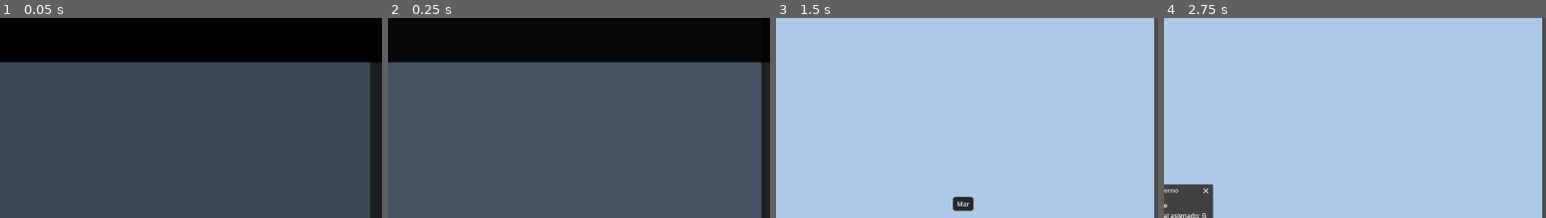
Above: before the commit, frames 1-4 (left to right).
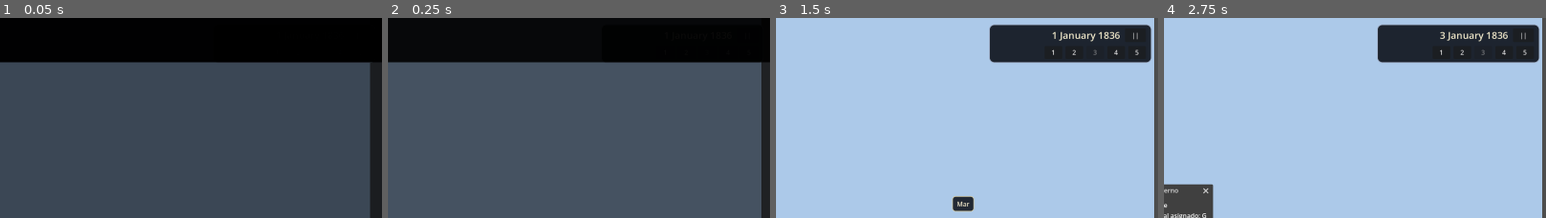
Above: after the commit, the same moments.

Repository: Marcoxis/Balance-of-Power
Game: Godot game, scene res://scenes/Main.tscn
Two runs of this game, one before a commit and one after it. Both use one fixed random seed, a clock stepped at 60 frames per second and the inputs below. This scene is started directly instead of the project's main scene.
Inputs (mouse positions are % of the whole screen's width and height, from its top left):
- Up to frame 1 (0.05 s): no input
- Up to frame 2 (0.25 s): no input
- Up to frame 3 (1.5 s): click (97, 4) at 0.5 s, where only the run after the commit has a clickable "||"; tap Enter at 1.25, 1.35 s; move the mouse to (72, 45) at 1.27 s; hold Right (ui_right) from 1.28 s (still down); click (72, 45) at 1.42 s
- Up to frame 4 (2.75 s): tap Space at 1.52 s; release Right (ui_right) at 2 s; click "G" at 2 s
The pictures show only the part of the screen within x 50-100%, y 0-50%; the shares and areas given below are measured in that part.

The runs differ from the first frame. In frame 3, 8.1% of the frame differs, in the area x 55-99%, y 3-23%; in frame 4, 8.1%.

Commit message:
añadido cambio de fecha y velocidad del cambio de fecha

Diff:
--- a/scripts/textures.gd
+++ b/scripts/textures.gd
@@ -21,6 +21,10 @@
 var hover_name_panel: PanelContainer = null
 var hover_name_label: Label = null
 var side_menu_panel: PanelContainer = null
+var top_bar_panel: PanelContainer = null
+var date_label: Label = null
+var speed_buttons: Array[Button] = []
+var pause_toggle_button: Button = null
 var intro_overlay: Control = null
 var intro_skip: Label = null
 var intro_fade_rect: ColorRect = null
@@ -47,6 +51,9 @@
 var previous_selected_gid: String = ""
 var selected_province_gid: String = ""
 var blink_time: float = 0.0
+var game_date: Dictionary = {"day": 1, "month": 1, "year": 1836}
+var game_speed: int = 3
+var time_accumulator: float = 0.0
 
 # Ajustes visuales del parpadeo de la provincia seleccionada.
 const SELECTION_BLINK_SPEED: float = 3.2
@@ -55,6 +62,11 @@
 const SEA_RGB_KEY: int = (172 << 16) | (201 << 8) | 233
 const CUSTOM_CURSOR_PATH: String = "res://assets/ui/cursor.svg"
 const INTRO_ANIMATION_DURATION: float = 3.8
+const SPEED_TO_SECONDS: Dictionary = {1: 1.6, 2: 1.0, 3: 0.6, 4: 0.3, 5: 0.12}
+const MONTH_NAMES: Array[String] = [
+	"January", "February", "March", "April", "May", "June",
+	"July", "August", "September", "October", "November", "December"
+]
 
 func _rgb_key(r: int, g: int, b: int) -> int:
 	return (r << 16) | (g << 8) | b
@@ -208,6 +220,7 @@
 			_end_intro_cinematic()
 	else:
 		_update_hover_name()
+		_update_game_clock(delta)
 
 	if selection_overlay == null or selected_province_gid == "":
 		return
@@ -325,7 +338,133 @@
 	_create_pause_menu()
 	_create_hover_name_panel()
 	_create_side_menu()
+	_create_top_bar()
 	_create_intro_overlay()
+
+func _create_top_bar() -> void:
+	top_bar_panel = PanelContainer.new()
+	top_bar_panel.name = "topBarPanel"
+	top_bar_panel.anchor_left = 1.0
+	top_bar_panel.anchor_top = 0.0
+	top_bar_panel.anchor_right = 1.0
+	top_bar_panel.anchor_bottom = 0.0
+	top_bar_panel.offset_left = -420
+	top_bar_panel.offset_top = 16
+	top_bar_panel.offset_right = -16
+	top_bar_panel.offset_bottom = 86
+	ui_layer.add_child(top_bar_panel)
+
+	var panel_style: StyleBoxFlat = StyleBoxFlat.new()
+	panel_style.bg_color = Color(0.08, 0.1, 0.14, 0.94)
+	panel_style.border_width_left = 2
+	panel_style.border_width_top = 2
+	panel_style.border_width_right = 2
+	panel_style.border_width_bottom = 2
+	panel_style.border_color = Color(0.58, 0.63, 0.72, 0.88)
+	panel_style.corner_radius_top_left = 12
+	panel_style.corner_radius_top_right = 12
+	panel_style.corner_radius_bottom_left = 12
+	panel_style.corner_radius_bottom_right = 12
+	panel_style.content_margin_left = 14
+	panel_style.content_margin_top = 10
+	panel_style.content_margin_right = 14
+	panel_style.content_margin_bottom = 10
+	top_bar_panel.add_theme_stylebox_override("panel", panel_style)
+
+	var layout: VBoxContainer = VBoxContainer.new()
+	layout.add_theme_constant_override("separation", 10)
+	top_bar_panel.add_child(layout)
+
+	var top_row: HBoxContainer = HBoxContainer.new()
+	top_row.alignment = BoxContainer.ALIGNMENT_END
+	top_row.add_theme_constant_override("separation", 12)
+	layout.add_child(top_row)
+
+	date_label = Label.new()
+	date_label.size_flags_horizontal = Control.SIZE_EXPAND_FILL
+	date_label.horizontal_alignment = HORIZONTAL_ALIGNMENT_RIGHT
+	date_label.add_theme_font_size_override("font_size", 24)
+	date_label.add_theme_color_override("font_color", Color(0.95, 0.92, 0.8, 1.0))
+	top_row.add_child(date_label)
+
+	pause_toggle_button = Button.new()
+	pause_toggle_button.custom_minimum_size = Vector2(52, 34)
+	pause_toggle_button.text = "||"
+	pause_toggle_button.tooltip_text = "Pausar tiempo"
+	pause_toggle_button.pressed.connect(_toggle_time_pause)
+	top_row.add_child(pause_toggle_button)
+
+	var speed_row: HBoxContainer = HBoxContainer.new()
+	speed_row.alignment = BoxContainer.ALIGNMENT_END
+	speed_row.add_theme_constant_override("separation", 8)
+	layout.add_child(speed_row)
+
+	speed_buttons.clear()
+	for speed_value in [1, 2, 3, 4, 5]:
+		var button: Button = Button.new()
+		button.custom_minimum_size = Vector2(44, 32)
+		button.text = str(speed_value)
+		button.pressed.connect(func(value: int = speed_value) -> void:
+			_set_game_speed(value)
+		)
+		speed_row.add_child(button)
+		speed_buttons.append(button)
+
+	_refresh_top_bar()
+
+func _refresh_top_bar() -> void:
+	if date_label != null:
+		date_label.text = _format_game_date()
+
+	if pause_toggle_button != null:
+		if get_tree().paused and (pause_menu_panel == null or not pause_menu_panel.visible):
+			pause_toggle_button.text = ">"
+			pause_toggle_button.tooltip_text = "Reanudar tiempo"
+		else:
+			pause_toggle_button.text = "||"
+			pause_toggle_button.tooltip_text = "Pausar tiempo"
+
+	for i in range(speed_buttons.size()):
+		var button: Button = speed_buttons[i]
+		var is_selected: bool = (i + 1) == game_speed
+		button.disabled = is_selected
+
+func _format_game_date() -> String:
+	var month_index: int = clampi(int(game_date.get("month", 1)) - 1, 0, MONTH_NAMES.size() - 1)
+	return "%d %s %d" % [int(game_date.get("day", 1)), MONTH_NAMES[month_index], int(game_date.get("year", 1836))]
+
+func _update_game_clock(delta: float) -> void:
+	if get_tree().paused:
+		_refresh_top_bar()
+		return
+
+	time_accumulator += delta
+	var seconds_per_day: float = float(SPEED_TO_SECONDS.get(game_speed, 0.6))
+	while time_accumulator >= seconds_per_day:
+		time_accumulator -= seconds_per_day
+		_advance_game_day()
+
+func _advance_game_day() -> void:
+	game_date["day"] = int(game_date.get("day", 1)) + 1
+	if int(game_date["day"]) > 30:
+		game_date["day"] = 1
+		game_date["month"] = int(game_date.get("month", 1)) + 1
+		if int(game_date["month"]) > 12:
+			game_date["month"] = 1
+			game_date["year"] = int(game_date.get("year", 1836)) + 1
+	_refresh_top_bar()
+
+func _set_game_speed(speed_value: int) -> void:
+	game_speed = clampi(speed_value, 1, 5)
+	_refresh_top_bar()
+
+func _toggle_time_pause() -> void:
+	if pause_menu_panel != null and pause_menu_panel.visible:
+		_resume_game()
+		return
+
+	get_tree().paused = not get_tree().paused
+	_refresh_top_bar()
 
 func _create_side_menu() -> void:
 	side_menu_panel = PanelContainer.new()
@@ -753,6 +892,7 @@
 	if pause_menu_panel != null:
 		pause_menu_panel.visible = false
 	get_tree().paused = false
+	_refresh_top_bar()
 
 func _show_pause_options_placeholder() -> void:
 	if get_tree().paused:
@@ -830,6 +970,7 @@
 					hover_name_panel.visible = false
 				_center_pause_menu()
 			get_tree().paused = not is_open
+			_refresh_top_bar()
 		return
 
 	if event is InputEventMouseButton \
